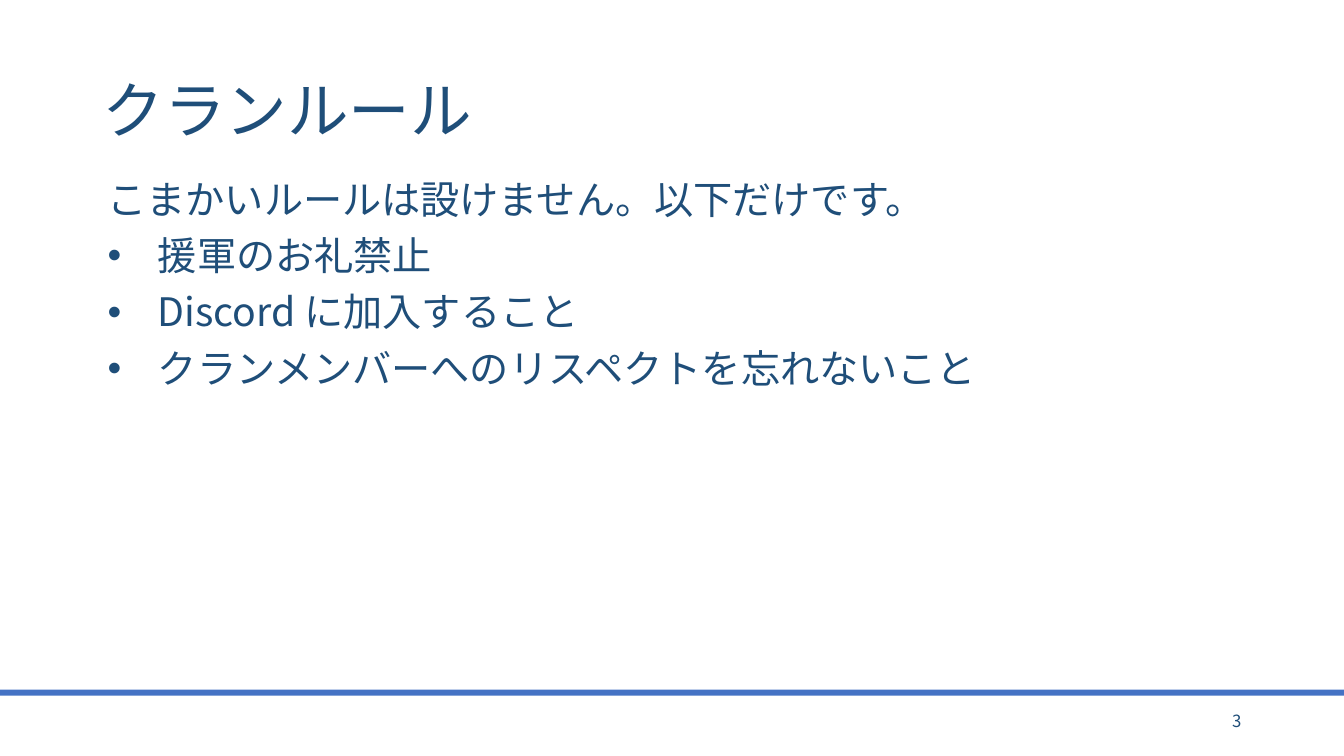
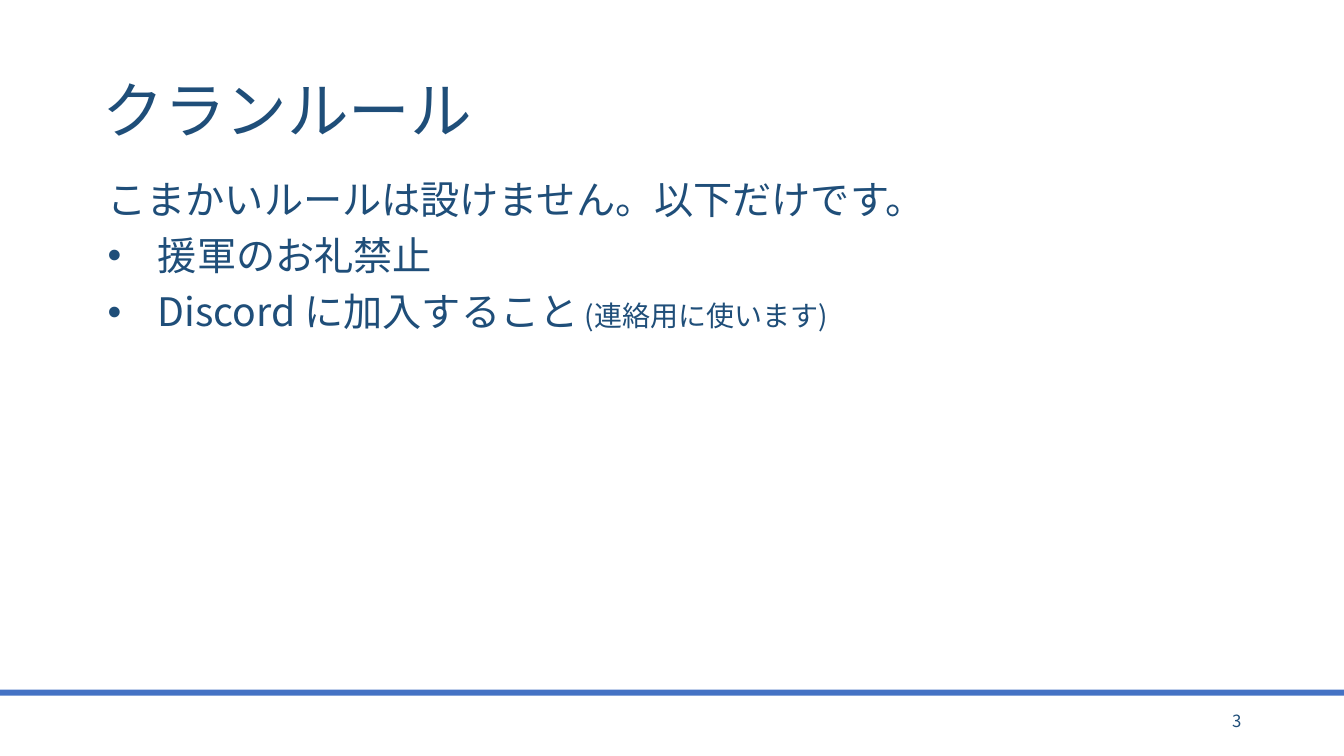
Before and after one commit to bigtreeCoC/documents, a slide deck: slide 3 of TOMARIGI.pptx. Drawn at 1344x756 pixels with LibreOffice and Linux fonts; fonts in the diff are those of the drawing. Boxes give left, top, right and bottom in pixels: in the first picture for what was removed or moved away, otherwise in the second. Text is boxed around its words. In the diff, an @@ line names an element or a change of style, - is before the commit and + after.

```diff
--- a/TOMARIGI.pptx
+++ b/TOMARIGI.pptx
@@ text at [158,293,828,332]: text changed @@
-• Discord に加入すること
-• クランメンバーへのリスペクトを忘れないこと
+• Discord に加入すること (連絡用に使います)
```
Also in this commit, not shown: 10 other slides changed, 9 slides added, 2 slides removed, 3 other files.
